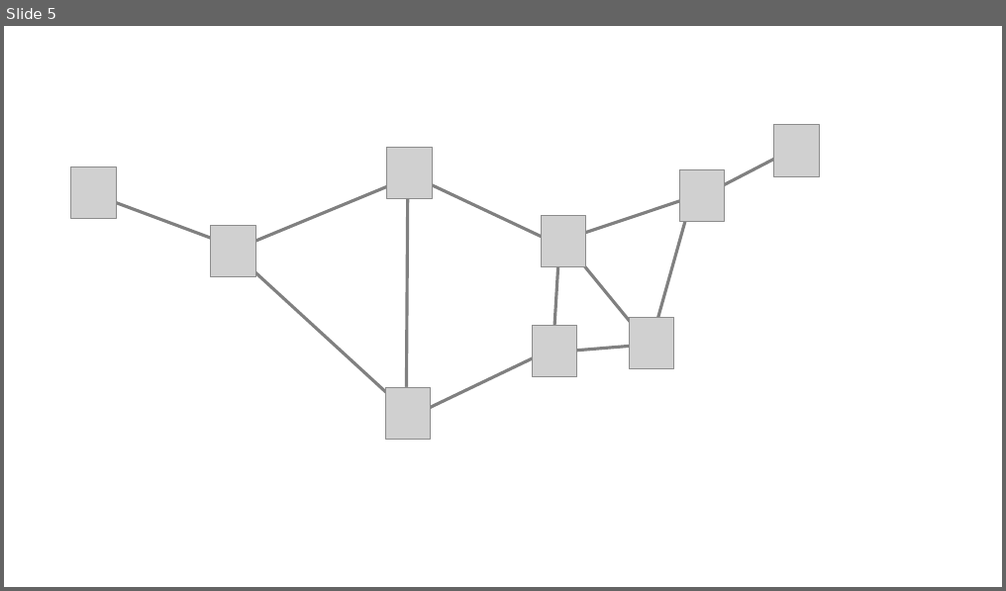
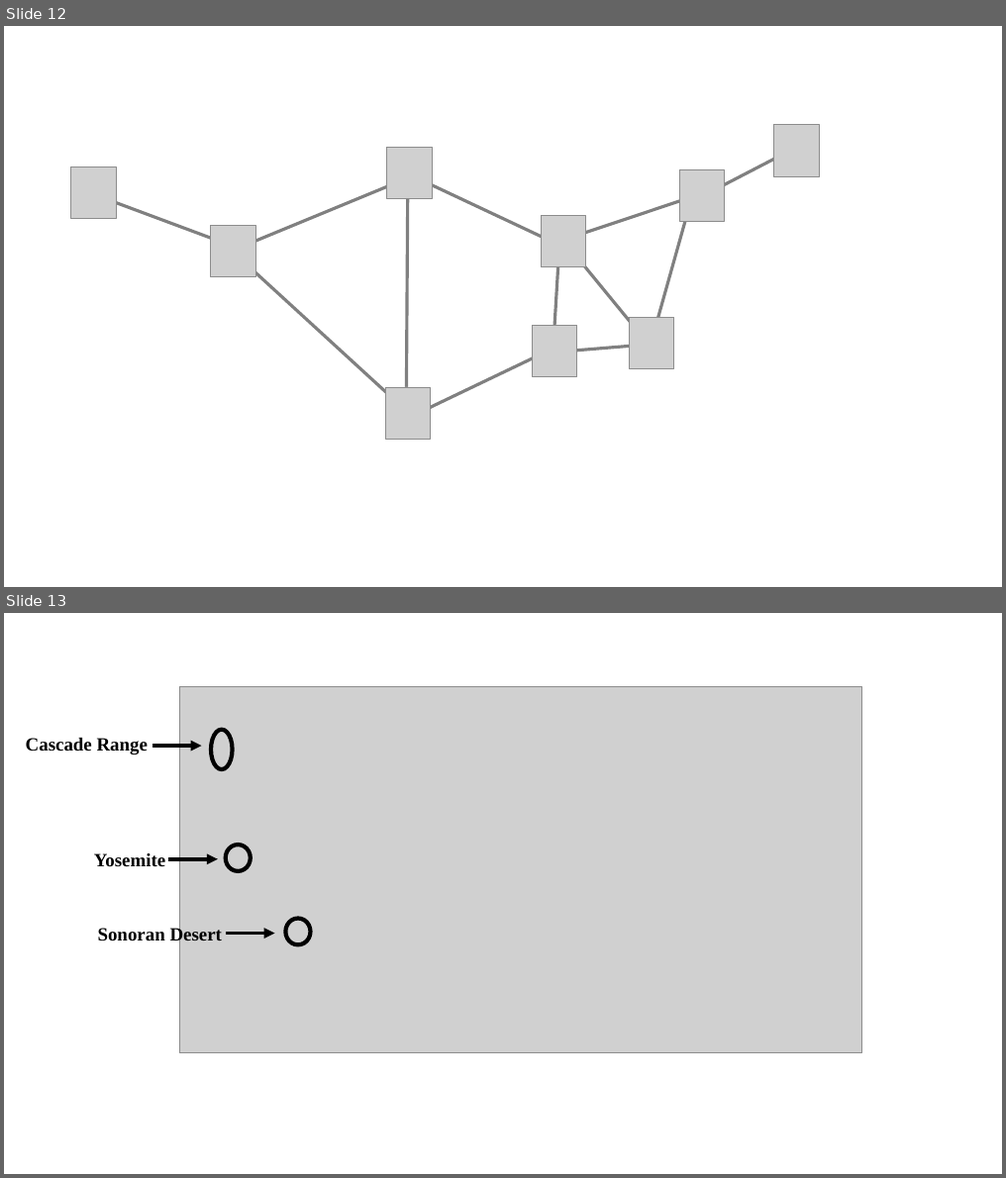
Before and after one commit to xinzhang-nac/xinzhang-nac-old.github.io, a slide deck: images/System.pptx. Shown one above the other, each under a label of ours: slide 5 before the commit, slides 12 and 13 after it. The pictures are 1006x591 and 1006x1178 pixels, drawn with LibreOffice and Linux fonts; fonts in the diff are those of the drawing; grey boxes stand for pictures; background and template pictures are left out. Boxes give left, top, right and bottom in pixels: in the first picture for what was removed or moved away, otherwise in the second. Text is boxed around its words. In the diff, an @@ line names an element or a change of style, - is before the commit and + after.

```diff
--- a/images/System.pptx
+++ b/images/System.pptx
@@ slide 13 added at <box>4,613,1002,1174</box>, background #FFFFFF @@
@@ picture added at <box>179,686,862,1054</box> @@
@@ ellipse added at <box>211,730,233,769</box>, outline #000000 4 pt @@
@@ text added at <box>26,738,148,755</box>, 18 pt, text #000000, bold @@
+Cascade Range
@@ arrow added from (152, 746) to (202, 746), #000000 3.5 pt @@
@@ ellipse added at <box>226,845,251,872</box>, outline #000000 4 pt @@
@@ text added at <box>94,854,165,866</box>, 18 pt, text #000000, bold @@
+Yosemite
@@ arrow added from (168, 860) to (218, 860), #000000 3.5 pt @@
@@ text added at <box>98,926,222,945</box>, 18 pt, text #000000, bold @@
+Sonoran Desert
@@ arrow added from (226, 934) to (275, 934), #000000 3.5 pt @@
@@ ellipse added at <box>285,919,310,946</box>, outline #000000 4 pt @@
@@ what was slide 5 is now slide 12 @@
```
Also in this commit, not shown: 7 other slides added, 3 other files.
